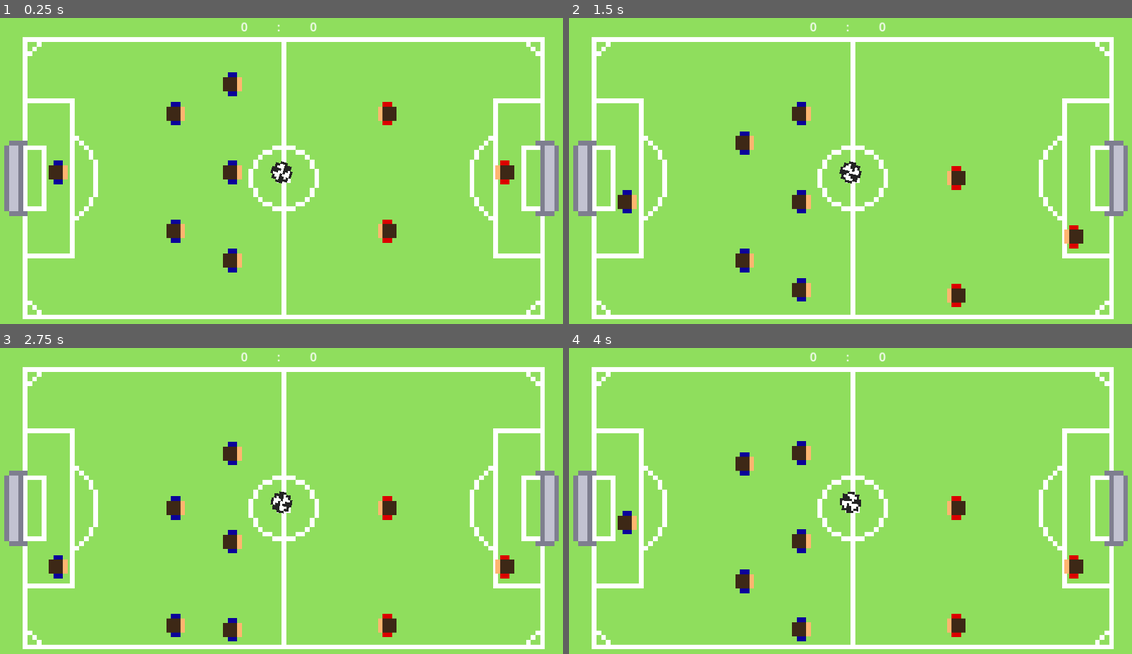
Above: before the commit, frames 1-4 (two rows, left to right).
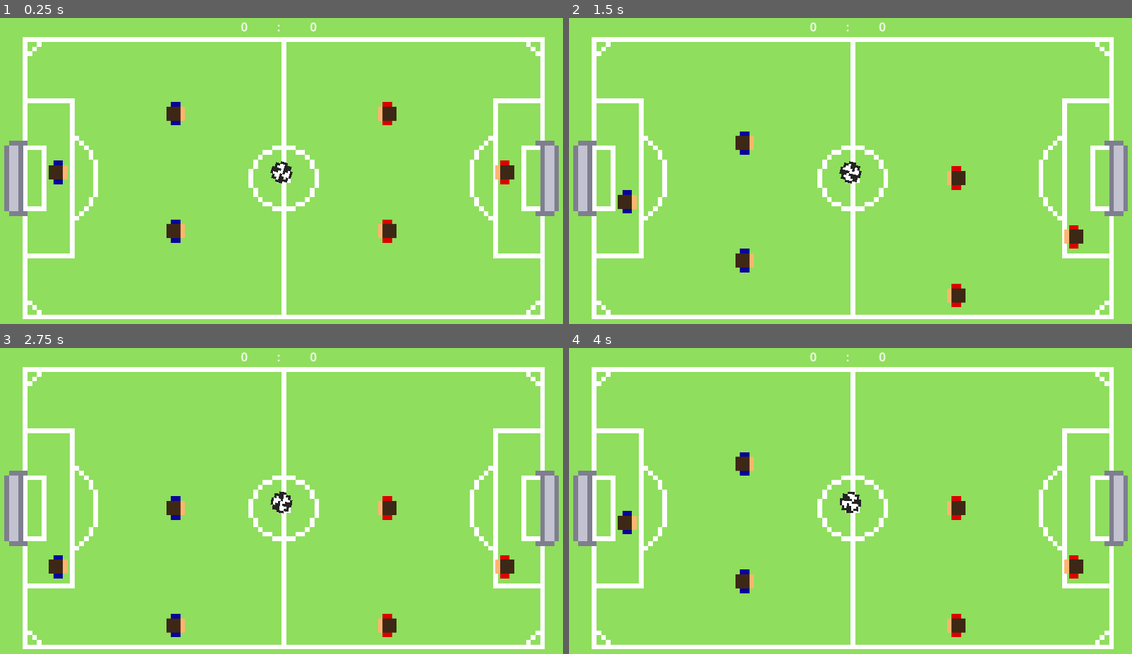
Above: after the commit, the same moments.

Repository: HephaistosForge/Boltzplatz
Game: Godot game, scene res://world.tscn
Two runs of this game, one before a commit and one after it. Both use one fixed random seed, a clock stepped at 60 frames per second and the inputs below. The engine's default icon, where the game draws it, is replaced by a stand-in: a white triangle on a blue panel in a dark square.
Inputs:
- Up to frame 1 (0.25 s): no input
- Up to frame 2 (1.5 s): hold Down (down_player_right) 0.53-1.28 s; tap Space (space) at 0.6, 1.35 s; hold S (down_player_left) from 1.28 s (still down)
- Up to frame 3 (2.75 s): release S (down_player_left) at 2.03 s; hold Down (down_player_right) from 2.03 s (still down); tap Space (space) at 2.1 s
- Up to frame 4 (4 s): release Down (down_player_right) at 2.78 s; hold W (up_player_left) 2.78-3.53 s; tap Space (space) at 2.85, 3.6 s; hold S (down_player_left) from 3.53 s (still down)

The runs differ from the first frame. In frame 1, 0.6% of the frame differs, in the area x 39-43%, y 17-84%; in frame 2, 0.6%; in frame 3, 0.6%; in frame 4, 0.6%.

Commit message:
remove unintended rod

Diff:
--- a/world.tscn
+++ b/world.tscn
@@ -8,7 +8,6 @@
 [ext_resource type="PackedScene" uid="uid://q7wae6af5rl0" path="res://scenes/rods_with_figures/rod_with_two_figures.tscn" id="6_royt5"]
 [ext_resource type="PackedScene" uid="uid://cq3sbjobha5ku" path="res://scenes/rods_with_figures/rod_with_one_figure.tscn" id="7_0dwlg"]
 [ext_resource type="PackedScene" uid="uid://tlptqlhf13g2" path="res://scenes/goal/goal.tscn" id="7_a8vwf"]
-[ext_resource type="PackedScene" uid="uid://k6tb2icundgi" path="res://scenes/rods_with_figures/rod_with_three_figures.tscn" id="7_gq70q"]
 
 [node name="World" type="Node2D"]
 
@@ -84,9 +83,6 @@
 [node name="RodWithTwoFigures" parent="Rods/PlayerLeft" instance=ExtResource("6_royt5")]
 position = Vector2(600, 540)
 
-[node name="RodWithThreeFigures" parent="Rods/PlayerLeft" instance=ExtResource("7_gq70q")]
-position = Vector2(793, 540)
-
 [node name="PlayerRight" type="Node" parent="Rods"]
 
 [node name="RodWithOneFigure" parent="Rods/PlayerRight" instance=ExtResource("7_0dwlg")]
Not shown: 1 places in world.tscn that only renumber resources
